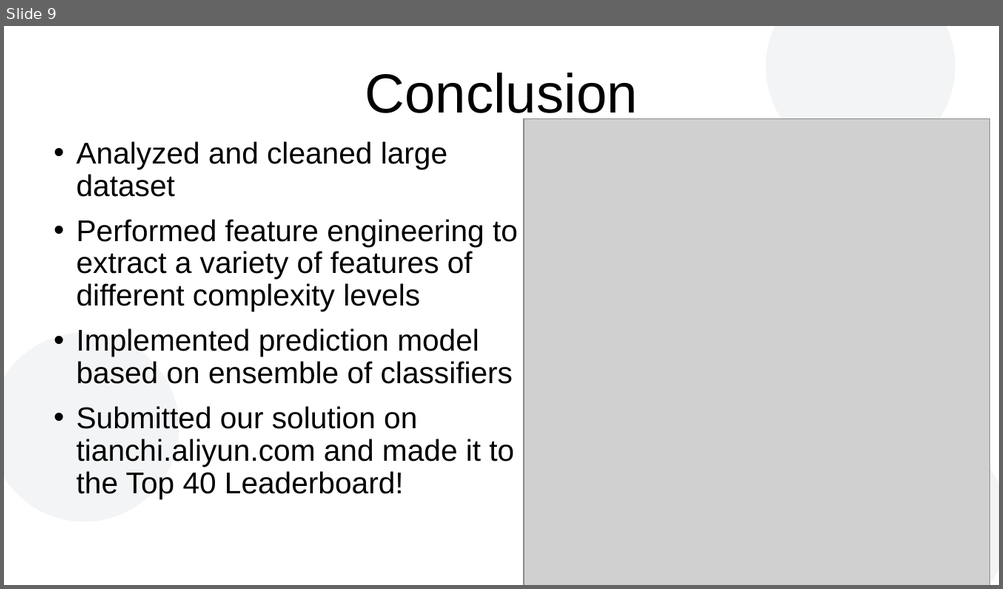
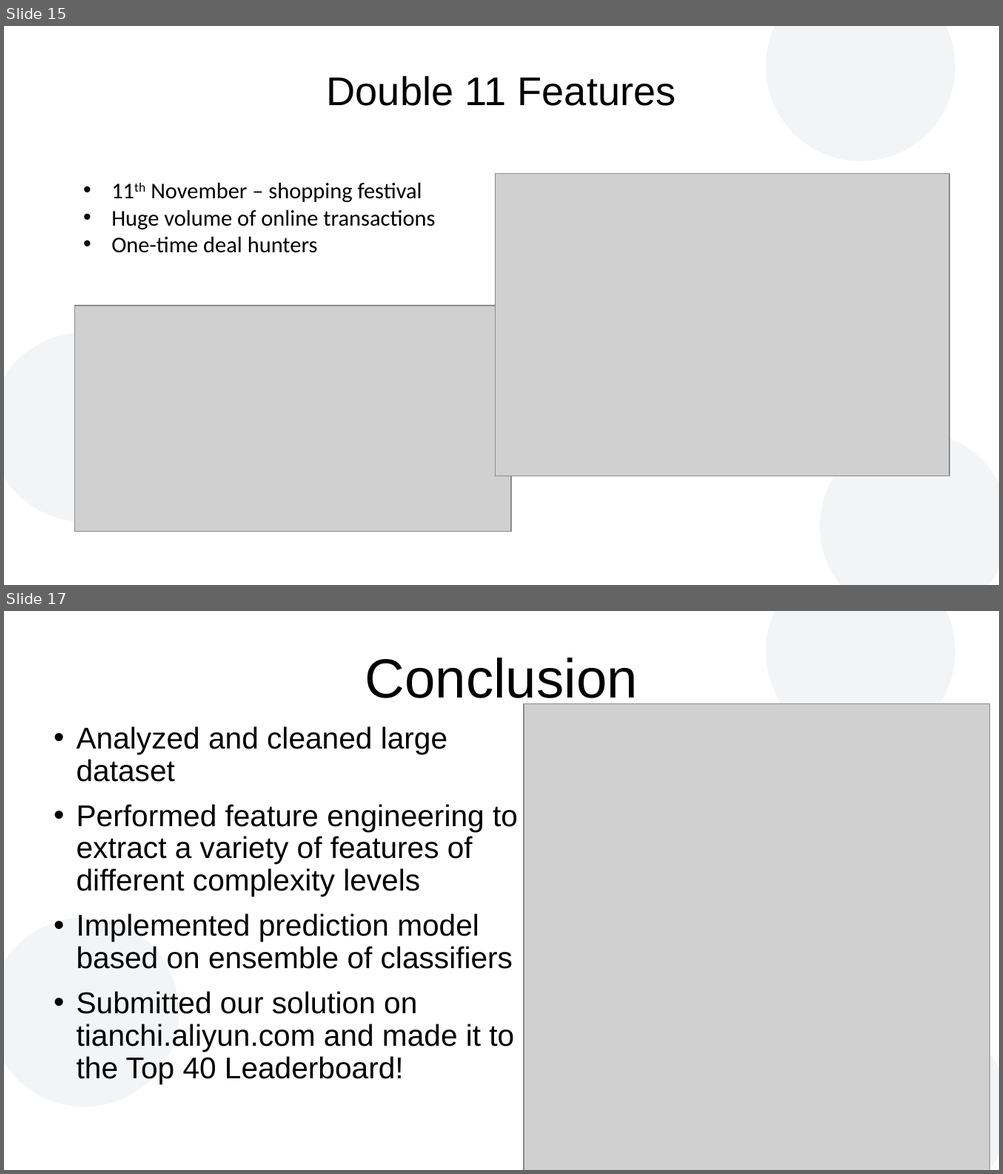
Before and after one commit to atfortes/Repeat-Buyers-Prediction, a slide deck: final_presentation.pptx. Shown one above the other, each under a label of ours: slide 9 before the commit, slides 15 and 17 after it; the slides between them are not shown. The pictures are 1003x589 and 1003x1174 pixels, drawn with LibreOffice and Linux fonts; fonts in the diff are those of the drawing; grey boxes stand for pictures; background and template pictures are left out. Boxes give left, top, right and bottom in pixels: in the first picture for what was removed or moved away, otherwise in the second. Text is boxed around its words. In the diff, an @@ line names an element or a change of style, - is before the commit and + after.

```diff
--- a/final_presentation.pptx
+++ b/final_presentation.pptx
@@ slide 15 added at <box>4,26,999,585</box>, background #FFFFFF; not listed: 3 template elements that a slide beside it also shows @@
@@ text added at <box>327,76,676,106</box>, 32 pt, text #000000 @@
+Double 11 Features
@@ picture added at <box>495,174,949,477</box> @@
@@ text added at <box>111,183,435,253</box>, 18 pt, text #000000 @@
+• 11th November – shopping festival
+• Huge volume of online transactions
+• One-time deal hunters
@@ picture added at <box>74,306,511,532</box> @@
@@ what was slide 9 is now slide 17 @@
```
Also in this commit, not shown: 1 slide changed, 7 other slides added.
